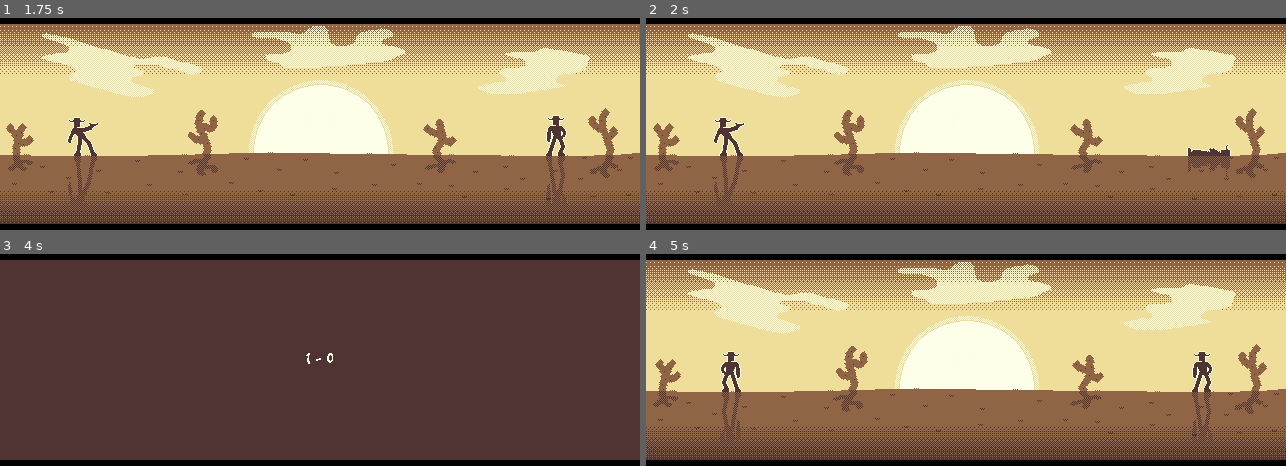
Above: before the commit, frames 1-4 (two rows, left to right).
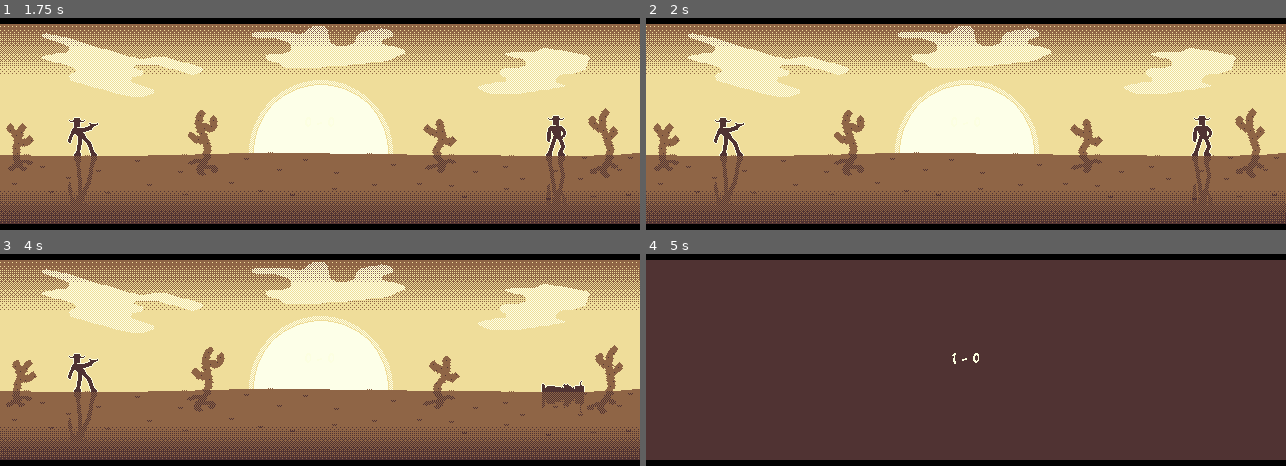
Above: after the commit, the same moments.

Repository: t3chno8uddha/it-s-a-mild-mild-mild-mild-west
Game: Godot game, scene res://nodes/gameplay.gd.tscn
The game is run twice, just before and just after one commit, with the same random seed, the same clock (stepped at 60 frames per second) and the same inputs.
Inputs:
- Up to frame 1 (1.75 s): tap D (1_dodge) at 0.5, 0.6 s; tap Space at 0.77, 1.52 s; tap F (1_fire) at 1.35 s
- Up to frame 2 (2 s): no input
- Up to frame 3 (4 s): tap K (2_dodge) at 2.1 s; tap J (2_fire) at 2.85 s; tap Space at 3.02, 3.77 s; tap D (1_dodge) at 3.6 s
- Up to frame 4 (5 s): tap F (1_fire) at 4.35 s; tap Space at 4.52 s

Frame 1 is identical in both runs. In frame 2, 0.8% of the frame differs, in the area x 84-92%, y 45-89%; in frame 3, 85%, in the area x 0-100%, y 2-97%; in frame 4, 85%.

Commit message:
Balancing

Diff:
--- a/nodes/gameplay.gd.tscn
+++ b/nodes/gameplay.gd.tscn
@@ -50,7 +50,6 @@
 [node name="gameplay" type="Node"]
 script = ExtResource("1_8mbv1")
 t_fade = 2.0
-t_cooldown = 0.25
 t_score = 1.0
 t_timer = 0.5
 
